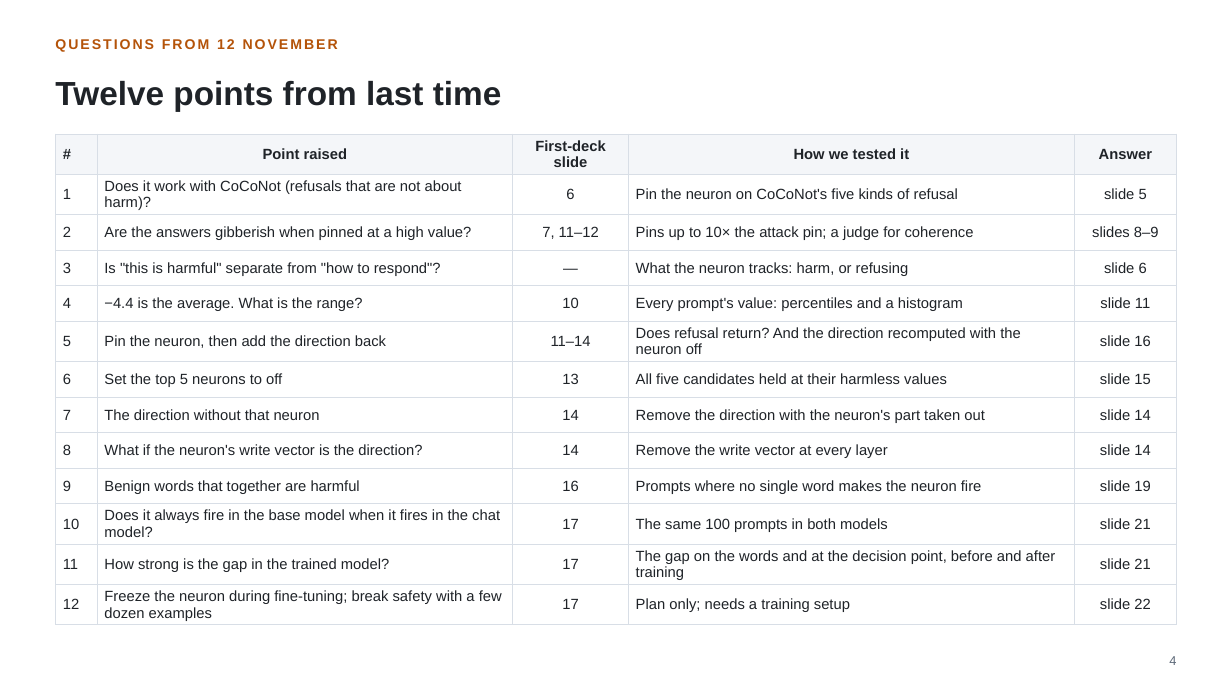
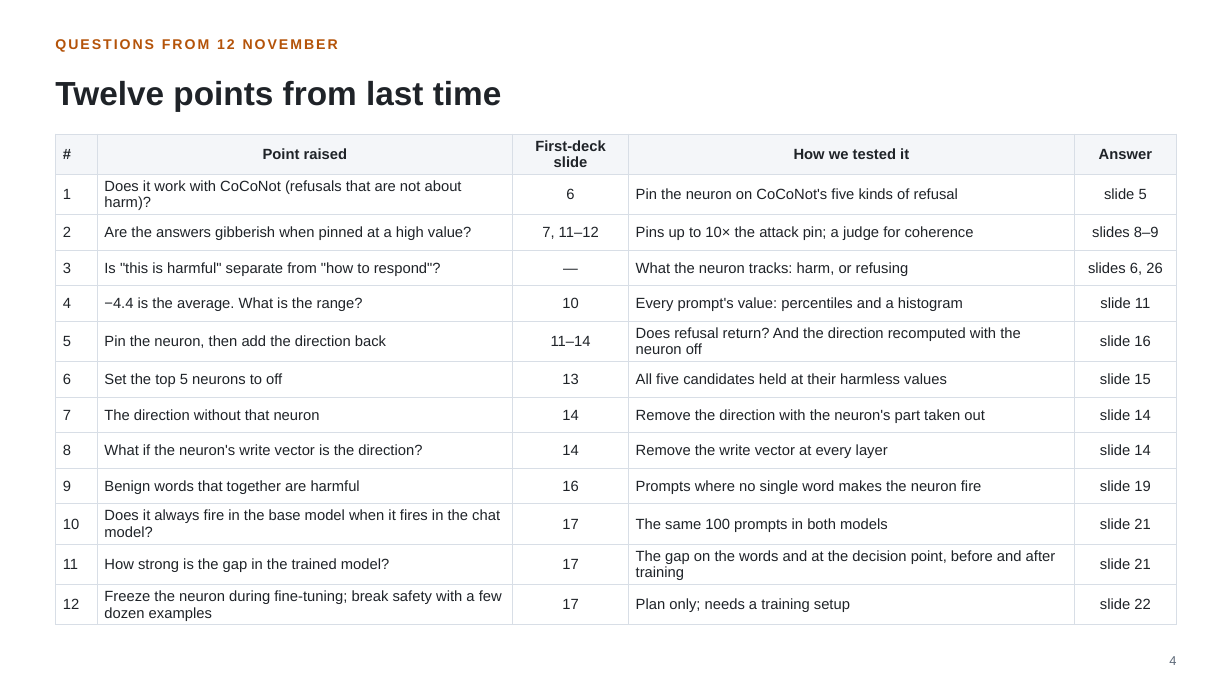
Before and after one commit to fjoad/refusal-neurons, a slide deck: slide 4 of slides/refusal_neurons_2026-11-17.pptx. Drawn at 1232x693 pixels with LibreOffice and Linux fonts; fonts in the diff are those of the drawing. Boxes give left, top, right and bottom in pixels: in the first picture for what was removed or moved away, otherwise in the second. Text is boxed around its words. In the diff, an @@ line names an element or a change of style, - is before the commit and + after.

```diff
--- a/slides/refusal_neurons_2026-11-17.pptx
+++ b/slides/refusal_neurons_2026-11-17.pptx
@@ table at box(55, 134, 1177, 625) @@
-row 4, column 5: slide 6
+row 4, column 5: slides 6, 26
```
Also in this commit, not shown: 2 other slides changed, 2 slides added, 3 other files.
